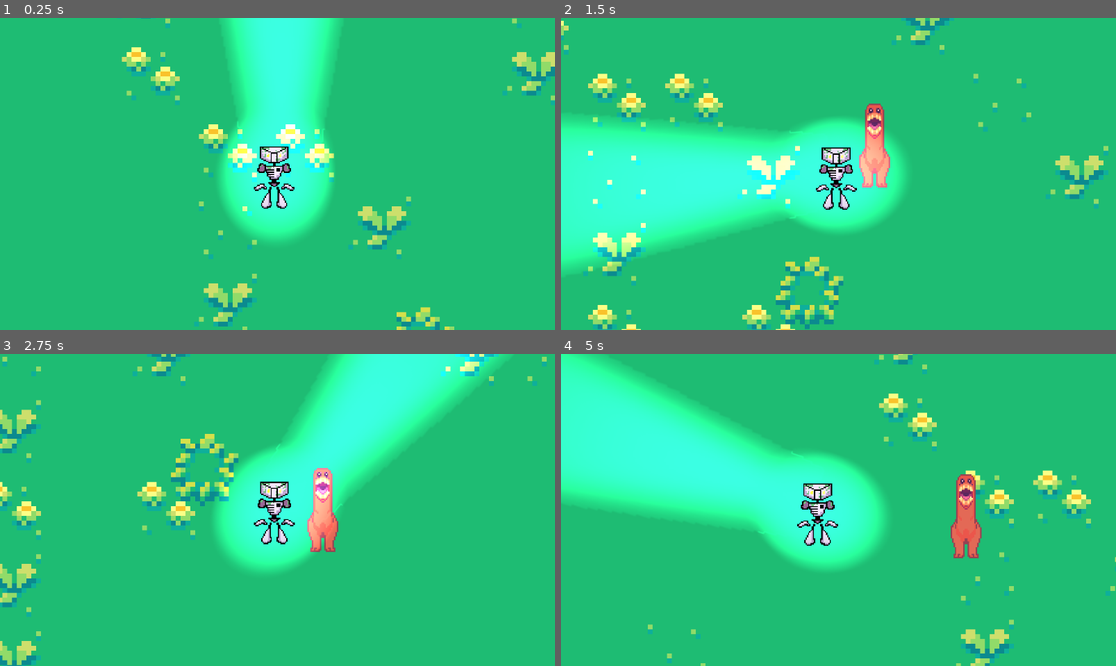
Above: before the commit, frames 1-4 (two rows, left to right).
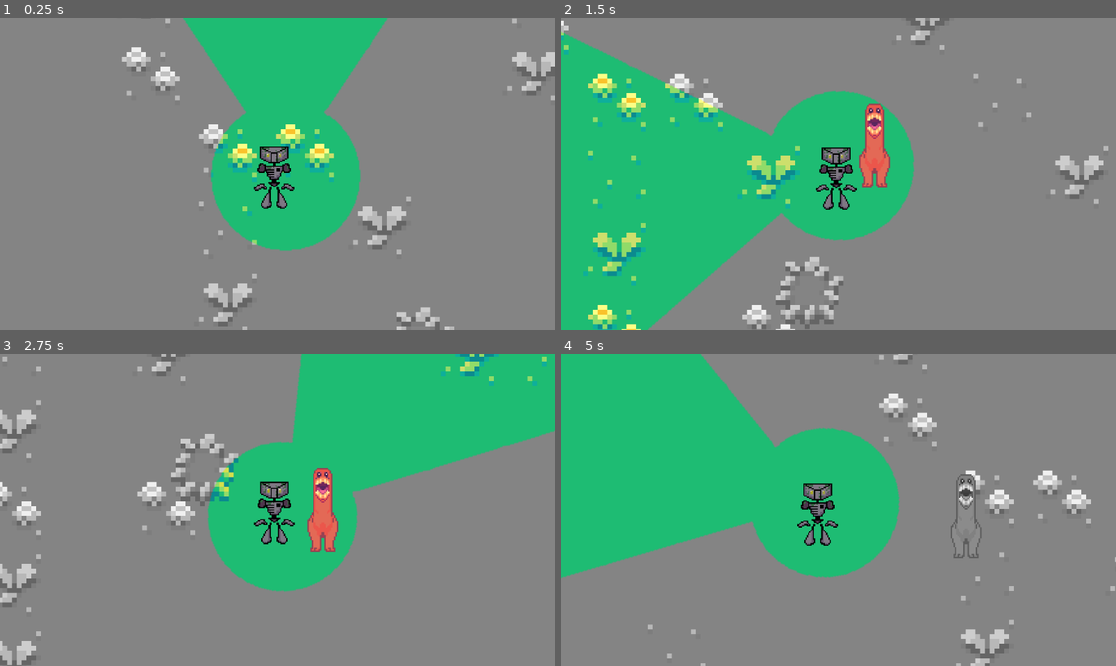
Above: after the commit, the same moments.

Repository: Immersor-git/Running-Out-of-Power
Game: Godot game, scene res://enemy_test_level.tscn
The game is run twice, just before and just after one commit, with the same random seed, the same clock (stepped at 60 frames per second) and the same inputs. The project has no main scene, so this scene is started directly.
Inputs (mouse positions are in pixels of both pictures, inside the frame that each line leads up to):
- Up to frame 1 (0.25 s): no input
- Up to frame 2 (1.5 s): move the mouse to (960, 158) at 0.52 s; hold D (right) 0.53-1.28 s; click (960, 158) at 0.67 s; move the mouse to (727, 189) at 1.27 s; hold S (back) from 1.28 s (still down)
- Up to frame 3 (2.75 s): move the mouse to (333, 441) at 2.02 s; release S (back) at 2.03 s; hold D (right) from 2.03 s (still down)
- Up to frame 4 (5 s): move the mouse to (810, 572) at 2.77 s; release D (right) at 2.78 s; hold W (forward) 2.78-3.53 s; click (810, 572) at 2.92 s; move the mouse to (1005, 556) at 3.52 s; hold A (left) from 3.53 s (still down); move the mouse to (672, 463) at 4.27 s

The runs differ from the first frame. In frame 1, 95% of the frame differs, in the area x 0-100%, y 0-100%; in frame 2, 86%; in frame 3, 90%; in frame 4, 90%.

Commit message:
player: added grayscale shader

Diff:
--- a/flashlight.gdshader
+++ b/flashlight.gdshader
@@ -1,12 +1,25 @@
 shader_type canvas_item;
 
 uniform sampler2D SCREEN_TEXTURE : hint_screen_texture, filter_linear_mipmap;
+uniform sampler2D distortionTexture;
 
 void fragment(){
-	vec2 UV = SCREEN_UV + texture(TEXTURE, UV).a * 0.1;
-	vec4 screenColor = texture(SCREEN_TEXTURE, TEXTURE_UV);
-	if (TEXTURE.r == 0.0 && TEXTURE.b == 0.0 && TEXTURE.g == 0.0) {
-		vec4 grayScale = vec4(brighness, brightness, brightness, pixelColor.a);
-	}
-	COLOR = screenColor;
+	vec4 screenColor = texture(SCREEN_TEXTURE, SCREEN_UV);
+	vec4 flashlightTexture = texture(TEXTURE, UV);
+	vec4 mask = screenColor * flashlightTexture;
+
+	vec4 invertFlashlight = texture(TEXTURE, UV);
+	invertFlashlight.r = 1.0 - invertFlashlight.r;
+	invertFlashlight.g = 1.0 - invertFlashlight.g;
+	invertFlashlight.b = 1.0 - invertFlashlight.b;
+	vec2 distortedUV = SCREEN_UV + texture(distortionTexture, UV).r * 0.5;
+	vec4 distortedScreen = texture(SCREEN_TEXTURE, distortedUV);
+	vec4 invertMask = distortedScreen * invertFlashlight;
+	float brightness = 0.299 * screenColor.r + 0.587 * screenColor.g + 0.114 * screenColor.b;
+	vec4 grayScale = vec4(brightness, brightness, brightness, screenColor.a);
+	vec4 maskedGrayscale = invertFlashlight * grayScale;
+
+	vec4 finalColor = mask + maskedGrayscale;
+
+	COLOR = finalColor;
 }
--- a/player.tscn
+++ b/player.tscn
@@ -6,6 +6,7 @@
 [ext_resource type="Texture2D" uid="uid://d1xfmcee1esv3" path="res://player/walking_protag_sprite_sheet.png" id="4_n46k1"]
 [ext_resource type="Texture2D" uid="uid://3ydfflmdaiux" path="res://player/light_beam.png" id="4_rphh7"]
 [ext_resource type="Shader" path="res://flashlight.gdshader" id="4_wp0jj"]
+[ext_resource type="Texture2D" uid="uid://b6xxnbjbwsu3d" path="res://player/shading_FOW_Small.png" id="7_hryr5"]
 
 [sub_resource type="ShaderMaterial" id="ShaderMaterial_o7jv6"]
 shader = ExtResource("1_7kqtt")
@@ -32,6 +33,16 @@
 
 [sub_resource type="OccluderPolygon2D" id="OccluderPolygon2D_6pr63"]
 polygon = PackedVector2Array(0, 0, 487.676, 2751.28)
+
+[sub_resource type="FastNoiseLite" id="FastNoiseLite_wpccn"]
+frequency = 0.0145
+
+[sub_resource type="NoiseTexture2D" id="NoiseTexture2D_nrinc"]
+noise = SubResource("FastNoiseLite_wpccn")
+
+[sub_resource type="ShaderMaterial" id="ShaderMaterial_0w4oq"]
+shader = ExtResource("4_wp0jj")
+shader_parameter/distortionTexture = SubResource("NoiseTexture2D_nrinc")
 
 [node name="player" type="CharacterBody2D"]
 z_index = 2
@@ -65,6 +76,7 @@
 polygon = PackedVector2Array(150, 30, 150, -30, 0, 0)
 
 [node name="PointLight2D" type="PointLight2D" parent="Area2D"]
+visible = false
 material = SubResource("ShaderMaterial_gxfyg")
 position = Vector2(203.478, -1.47093)
 scale = Vector2(1.95449, 2.00974)
@@ -101,3 +113,10 @@
 remote_path = NodePath("../WalkingProtagSpriteSheet")
 update_rotation = false
 update_scale = false
+
+[node name="LightBeam" type="Sprite2D" parent="."]
+material = SubResource("ShaderMaterial_0w4oq")
+position = Vector2(-8, 38)
+rotation = 1.57079
+scale = Vector2(5, 5)
+texture = ExtResource("7_hryr5")
Not shown: 1 places in player.tscn that only renumber resources
Binary file added: player/mask.jpg
Not shown, added: player/mask.jpg.import
Binary file added: player/shading_FOW_Small.png
Not shown, added: player/shading_FOW_Small.png.import
